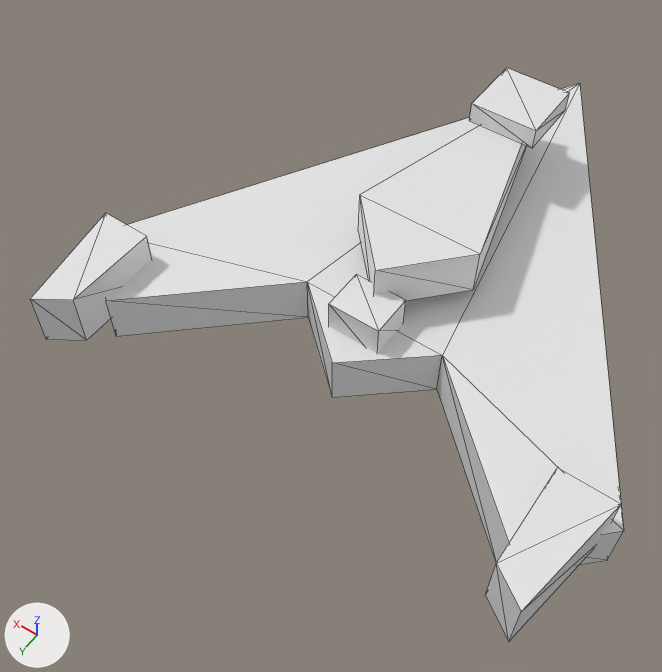
A saved change to the FBX model Assets/Art/PSXv2/PSXv2_Enemy_0_Dart.fbx.
Before and after are seen from a 50 mm lens placed at (-0.523, 1.035, 1.326), pointed at (0.062, 0.216, 0.039). The lights are fixed; the arrows at lower left show +X, +Y and +Z. The first picture is the older version. Mesh edges are drawn as thin lines. Where no turn or scale is listed for an object, it has been applied to the vertices.

Objects in the first picture: 'Dart_Eye', 'Dart_Hull', 'Dart_Thruster'.
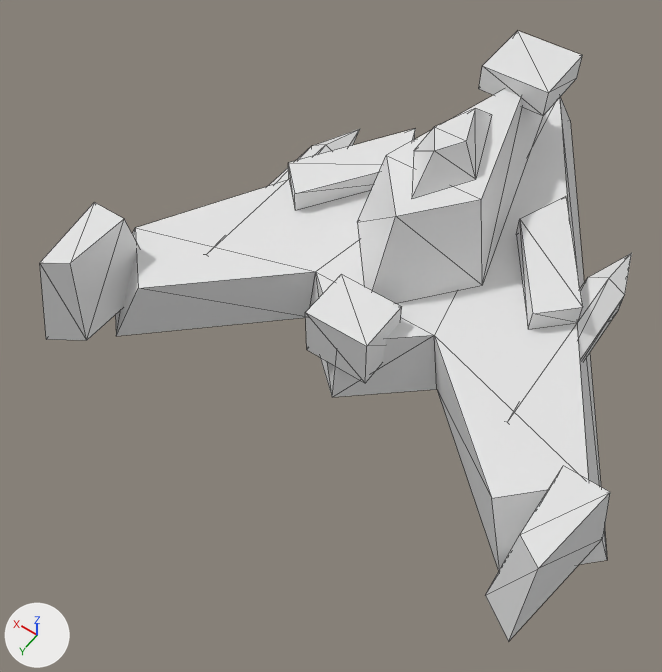
Pixel boxes (x1, y1, x2, y2) of what changed, in the pictures (662 x 672 px):
'Dart_Hull', reshaped: before (30, 83, 624, 641); after (40, 90, 632, 641)
'Dart_Eye', moved, rescaled (6% taller): before (469, 68, 570, 148); after (479, 31, 583, 116)
'Dart_Thruster', moved, rescaled (26% wider, 36% taller): before (329, 274, 406, 353); after (305, 275, 402, 383)
part 1 of me_dart_hull_001, rebuilt: before (358, 125, 527, 301); after (357, 90, 543, 303)
part 2 of me_dart_hull_001, added: after (268, 129, 360, 186)
part 3 of me_dart_hull_001, added: after (577, 253, 632, 360)
part 4 of me_dart_hull_001, built on: before (30, 83, 624, 641); after (40, 97, 610, 641)

Edits to the bpy script that builds the scene:
```text
Change me_dart_thruster_001:
    used by ob_dart_thruster; location = (0.0, 0.16, 0.12)
    remove me_dart_thruster_001.from_pydata(...)  # 8 vertices, 10 faces; spans x -0.05..0.05, y 0.0..0.08, z -0.04..0.04
    add me_dart_thruster_001.from_pydata(...)  # 8 vertices, 10 faces; spans x -0.06..0.06, y 0.03..0.13, z -0.06..0.04
    me_dart_thruster_001 part 6: the whole mesh is scaled about its middle by (1.2, 1.25, 1.25), then moved by (0.0, 0.04, -0.01)
Change me_dart_hull_001:
    used by ob_dart_hull; location = (0.0, 0.0, 0.1)
    remove me_dart_hull_001.from_pydata(...)  # 40 vertices, 52 faces; spans x -0.52..0.52, y -0.62..0.52, z -0.1..0.12
    add me_dart_hull_001.from_pydata(...)  # 90 vertices, 126 faces; spans x -0.52..0.52, y -0.62..0.52, z -0.1..0.26
    me_dart_hull_001 part 1: the loose piece of 8 vertices spanning x -0.12..0.12, y -0.4..0.18, z 0.03..0.12 is rebuilt with 8 vertices and now spans x -0.13..0.13, y -0.44..0.2, z 0.04..0.2
    me_dart_hull_001 part 2: a new loose piece of 13 vertices spanning x 0.265..0.335, y -0.22..0.26, z -0.04..0.04, in mat_psxv2_steel (white #e7e7e7)
    me_dart_hull_001 part 3: a new loose piece of 13 vertices spanning x -0.335..-0.265, y -0.22..0.26, z -0.04..0.04, in mat_psxv2_steel (white #e7e7e7)
    me_dart_hull_001 part 4
    11 vertices are removed from x -0.52..0.5, y -0.62..0.52, z 0.0..0.06
    33 faces are deleted
    5 vertices move from x -0.5..0.52, y 0.18..0.42, z 0.0..0.06 to x -0.482..0.447, y 0.181..0.387, z 0.04..0.12
    27 vertices are added at x -0.454..0.482, y -0.507..0.484, z 0.04..0.26
    8 new vertices lie (0.0, 0.0, 0.04) away from vertices in x -0.3..0.3, y -0.2..0.08, z 0.04
    63 new faces join them
Change me_dart_eye_001:
    used by ob_dart_eye; location = (0.0, -0.3, 0.24)
    remove me_dart_eye_001.from_pydata(...)  # 8 vertices, 10 faces; spans x -0.0661..0.0661, y -0.0661..0.0661, z -0.02..0.02
    add me_dart_eye_001.from_pydata(...)  # 8 vertices, 10 faces; spans x -0.0661..0.0661, y -0.0661..0.0661, z -0.02..0.03
    me_dart_eye_001 part 5: the whole mesh is scaled about its middle by (1, 1, 1.25), then moved by (0.0, 0.0, 0.005)
Change ob_dart_thruster:
    ob_dart_thruster.location: (0.0, 0.16, 0.12) -> (0.0, 0.16, 0.14)
Change ob_dart_eye:
    ob_dart_eye.location: (0.0, -0.3, 0.24) -> (0.0, -0.32, 0.3)
```
